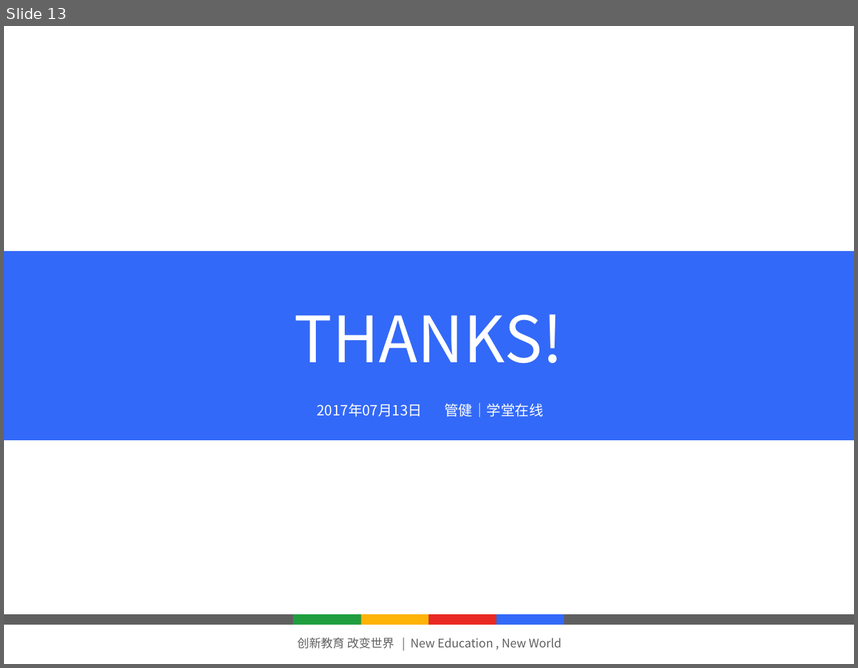
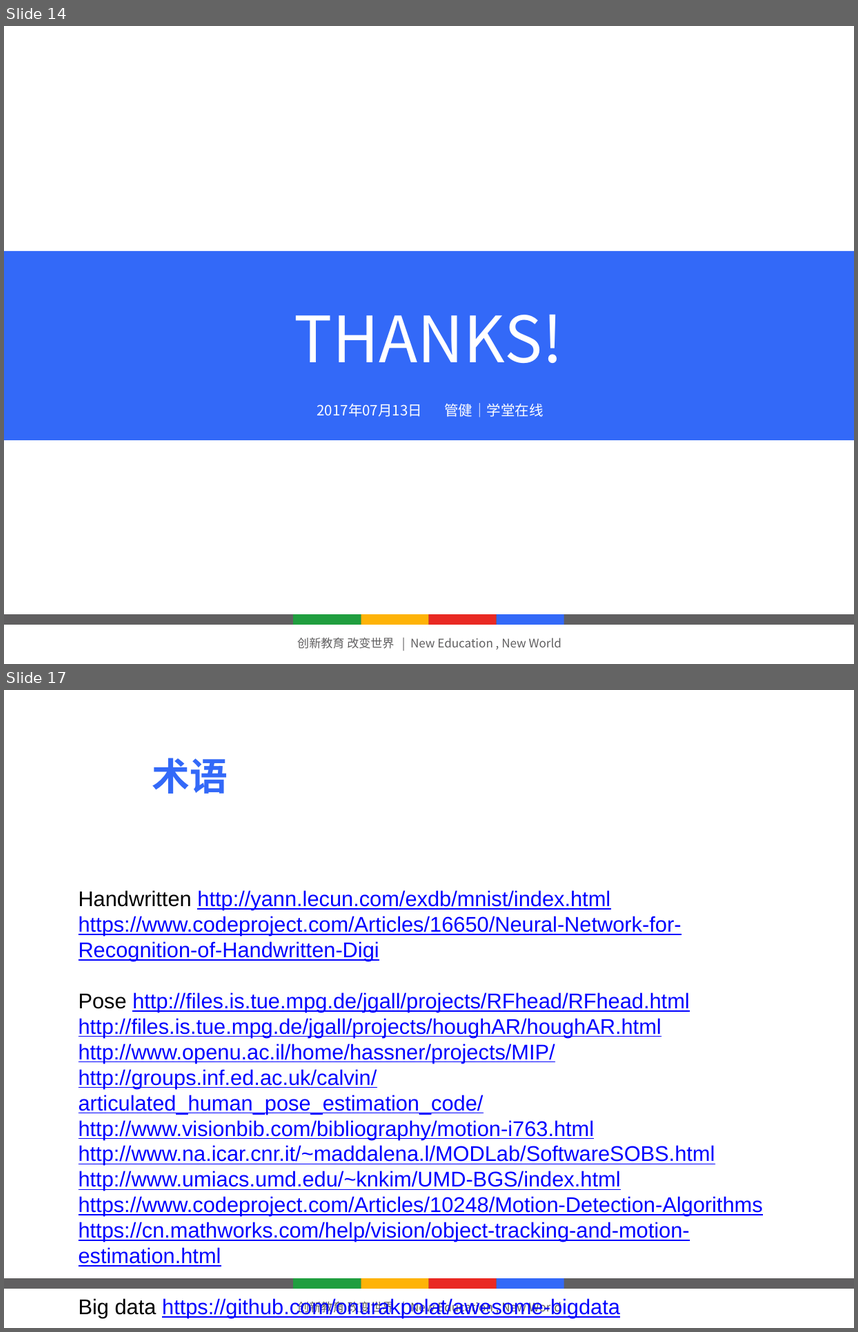
Before and after one commit to gavinzheng/whitepapercollection, a slide deck: work/Proctor/学堂云产品_线上监考-V1.pptx. Shown one above the other, each under a label of ours: slide 13 before the commit, slides 14 and 17 after it; the slides between them are not shown. The pictures are 858x668 and 858x1332 pixels, drawn with LibreOffice and Linux fonts; fonts in the diff are those of the drawing; background and template pictures are left out. Boxes give left, top, right and bottom in pixels: in the first picture for what was removed or moved away, otherwise in the second. Text is boxed around its words. In the diff, an @@ line names an element or a change of style, - is before the commit and + after.

```diff
--- a/work/Proctor/学堂云产品_线上监考-V1.pptx
+++ b/work/Proctor/学堂云产品_线上监考-V1.pptx
@@ slide 17 added at [4,690,854,1328], background #FFFFFF; not listed: 6 template elements that a slide beside it also shows @@
@@ page number added at [70,745,109,806], 36 pt, text #FFFFFF @@
+17
@@ text added at [152,758,228,793], 32 pt, text #3369F8, bold @@
+术语
@@ text added at [79,890,763,1318], 18 pt, text #0000FF, underline @@
+Handwritten http://yann.lecun.com/exdb/mnist/index.html
+https://www.codeproject.com/Articles/16650/Neural-Network-for-Recognition-of-Handwritten-Digi
+Pose http://files.is.tue.mpg.de/jgall/projects/RFhead/RFhead.html
+http://files.is.tue.mpg.de/jgall/projects/houghAR/houghAR.html
+http://www.openu.ac.il/home/hassner/projects/MIP/
+http://groups.inf.ed.ac.uk/calvin/articulated_human_pose_estimation_code/
+http://www.visionbib.com/bibliography/motion-i763.html
+http://www.na.icar.cnr.it/~maddalena.l/MODLab/SoftwareSOBS.html
+http://www.umiacs.umd.edu/~knkim/UMD-BGS/index.html
+https://www.codeproject.com/Articles/10248/Motion-Detection-Algorithms
+https://cn.mathworks.com/help/vision/object-tracking-and-motion-estimation.html
+Big data https://github.com/onurakpolat/awesome-bigdata
@@ what was slide 13 is now slide 14 @@
```
Also in this commit, not shown: 2 slides changed, 6 other slides added, 4 other files.
